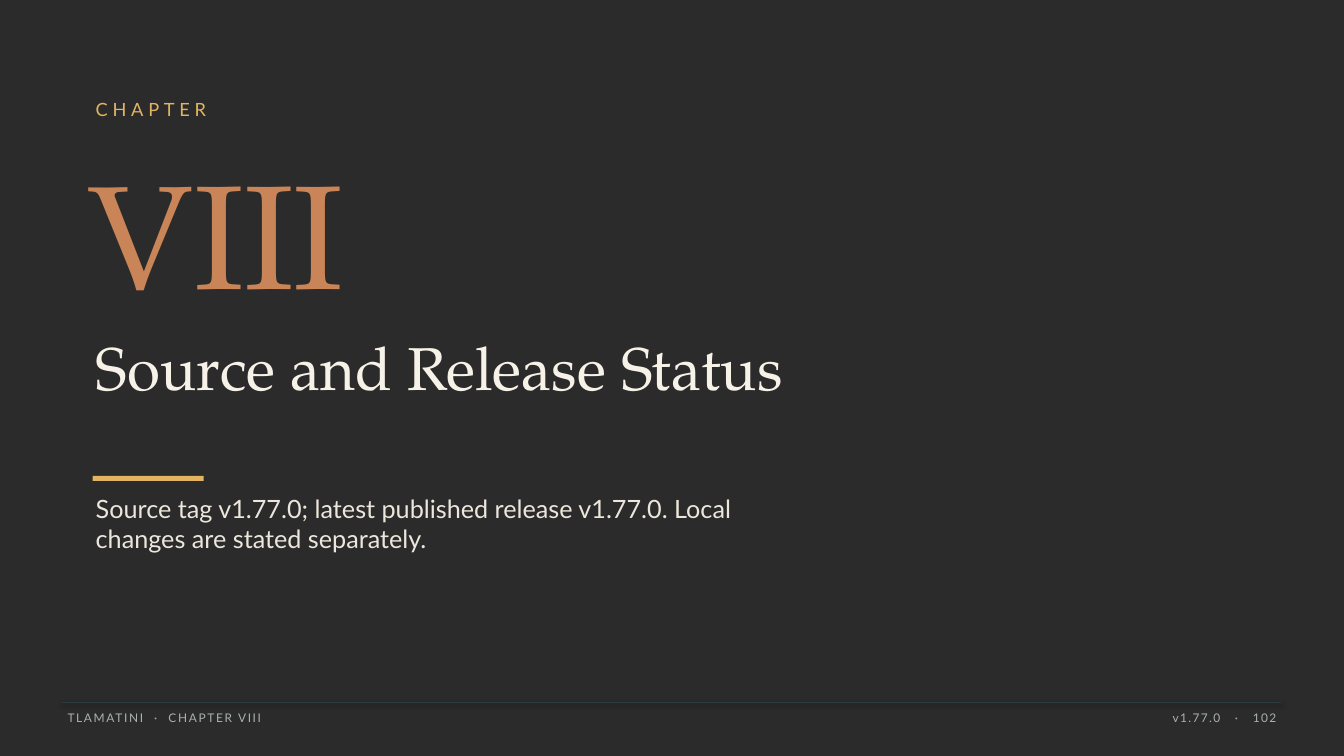
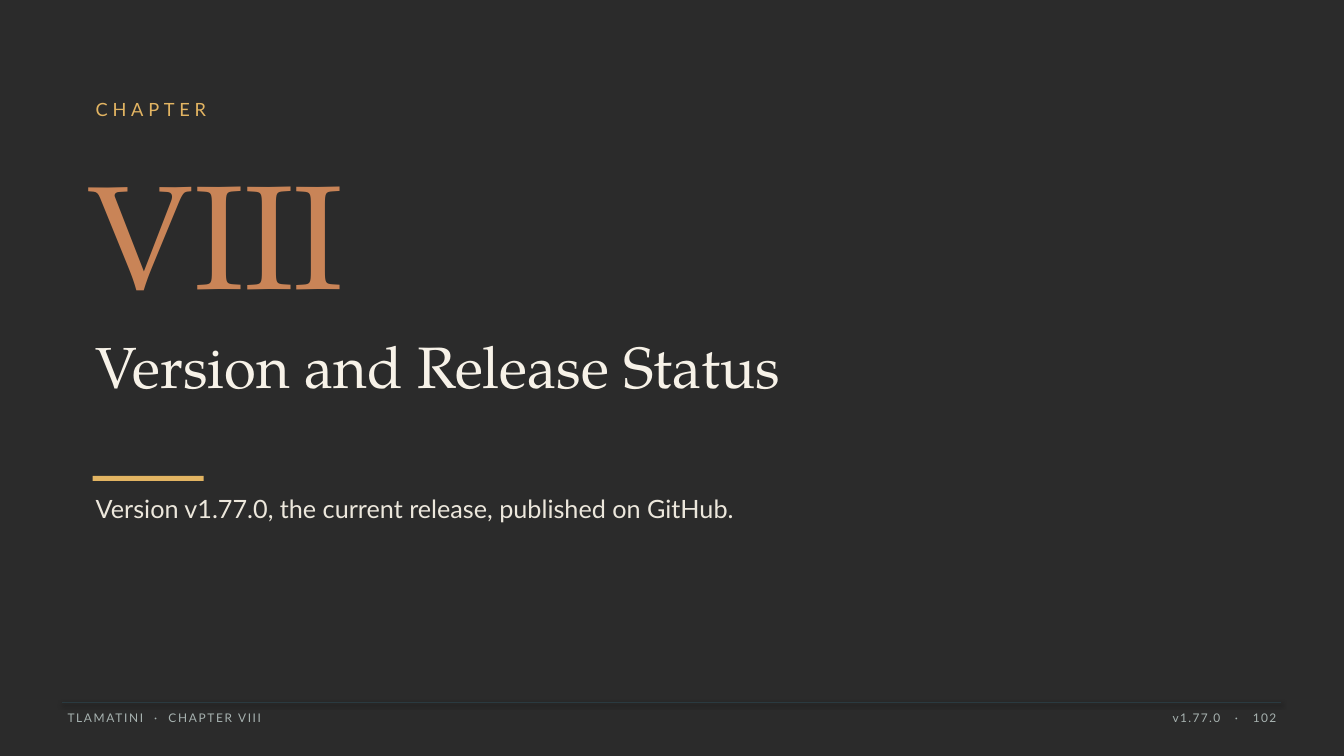
Before and after one commit to XAIHT/Tlamatini, a slide deck: slide 102 of Tlamatini_eXtended_Artificial_Intelligence_Humanly_Tempered.pptx. Drawn at 1344x756 pixels with LibreOffice and Linux fonts; fonts in the diff are those of the drawing; background and template pictures are left out; a plain dark background stands for a picture behind light text. Boxes give left, top, right and bottom in pixels: in the first picture for what was removed or moved away, otherwise in the second. Text is boxed around its words. In the diff, an @@ line names an element or a change of style, - is before the commit and + after.

```diff
--- a/Tlamatini_eXtended_Artificial_Intelligence_Humanly_Tempered.pptx
+++ b/Tlamatini_eXtended_Artificial_Intelligence_Humanly_Tempered.pptx
@@ text at (96,346,780,389): text changed; size 43 to 41.5 pt @@
-Source and Release Status
+Version and Release Status
@@ text at (96,499,733,522): text changed @@
-Source tag v1.77.0; latest published release v1.77.0. Local changes are stated separately.
+Version v1.77.0, the current release, published on GitHub.
```
Also in this commit, not shown: 44 other slides changed, 5 other files.
